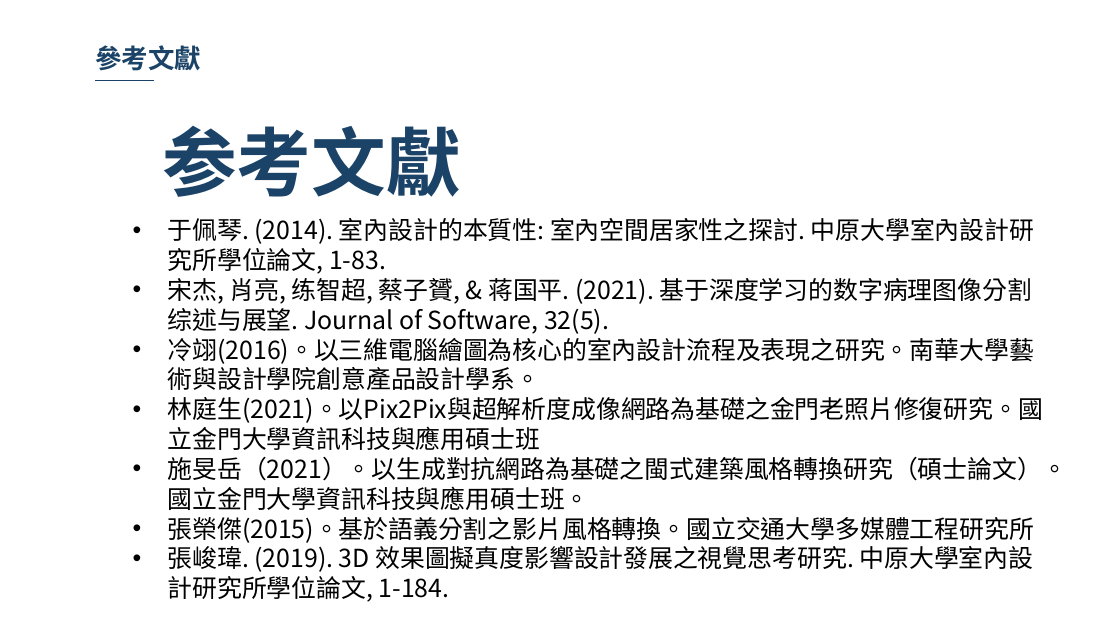
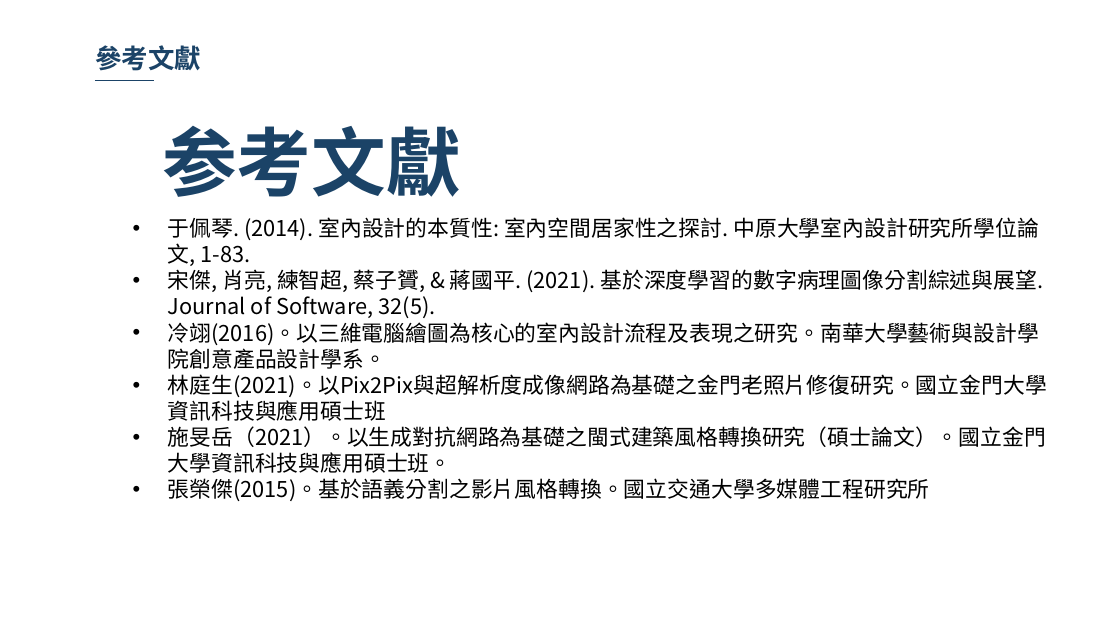
Before and after one commit to 10994015/paper, a slide deck: slide 48 of 論文/論文初審.pptx (slide 46 before the commit). Drawn at 1120x630 pixels with LibreOffice and Linux fonts; fonts in the diff are those of the drawing; background and template pictures are left out. Boxes give left, top, right and bottom in pixels: in the first picture for what was removed or moved away, otherwise in the second. Text is boxed around its words. In the diff, an @@ line names an element or a change of style, - is before the commit and + after.

```diff
--- a/論文/論文初審.pptx
+++ b/論文/論文初審.pptx
@@ text at (168,217,1047,501): size 16 to 14 pt in "于佩琴. (2014). 室內設計的本質性: 室內空間居家性之探討. 中原大學室內設計研究所學位論文, 1-83.", "冷翊(2016)。以三維電腦繪圖為核心的室內設計流程及表現之研究。南華大學藝術與設計學院創意產品設計學系。", "林庭生(2021)。以Pix2Pix與超解析度成像網路為基礎之金門老照片修復研究。國立金門大學資訊科技與應用碩士班", "施旻岳（2021）。以生成對抗網路為基礎之閩式建築風格轉換研究（碩士論文）。國立金門大學資訊科技與應用碩士班。" and 1 more places @@
@@ text at (168,269,1043,318): text changed; size 16 to 14 pt @@
-• 宋杰, 肖亮, 练智超, 蔡子贇, & 蒋国平. (2021). 基于深度学习的数字病理图像分割综述与展望. Journal of Software, 32(5).
+• 宋傑, 肖亮, 練智超, 蔡子贇, & 蔣國平. (2021). 基於深度學習的數字病理圖像分割綜述與展望. Journal of Software, 32(5).
@@ text at (168,542,1034,602): paragraph removed @@
-• 張峻瑋. (2019). 3D 效果圖擬真度影響設計發展之視覺思考研究. 中原大學室內設計研究所學位論文, 1-184.
```
Also in this commit, not shown: 18 other slides changed, 3 slides added, 1 slide removed.
